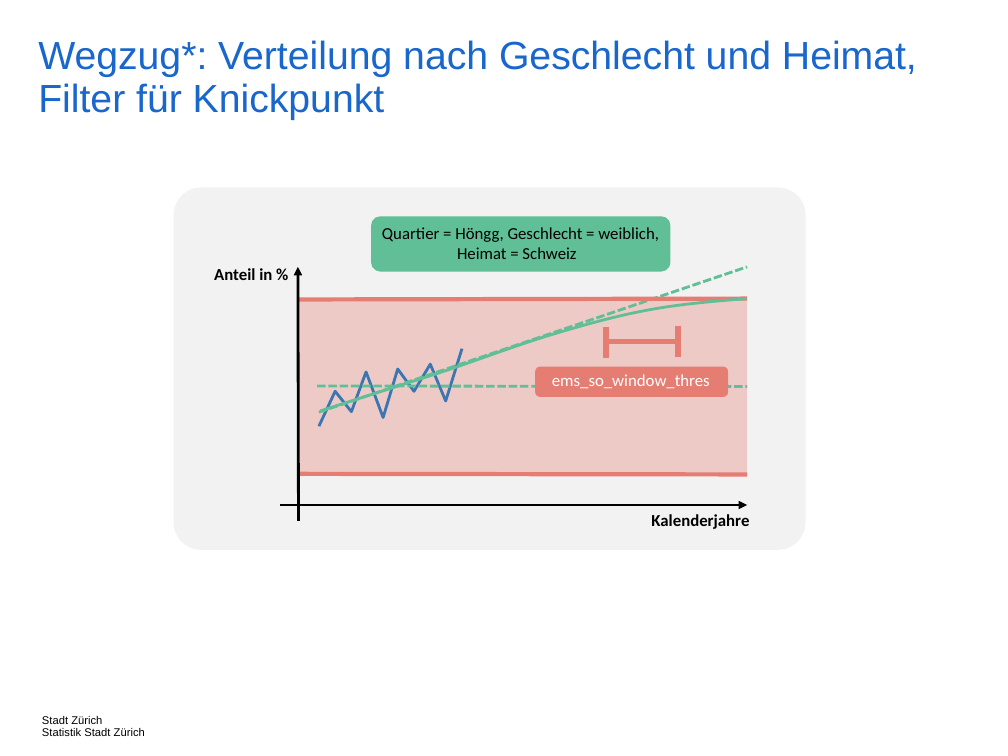
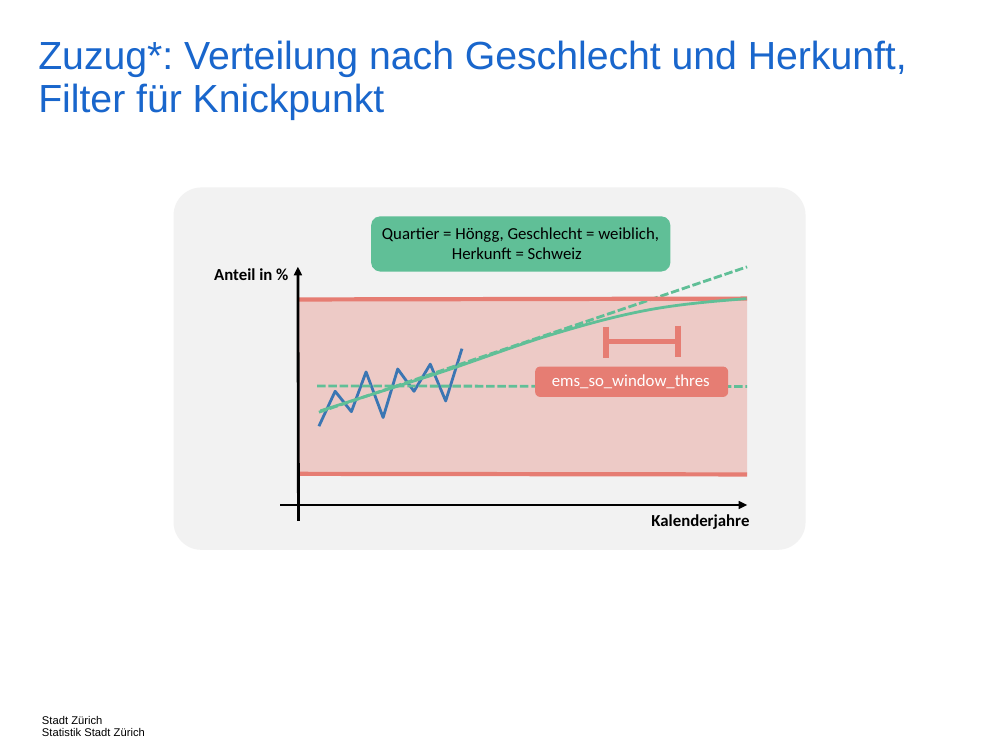
Before and after one commit to StatistikStadtZuerich/BevSzen, a slide deck: slide 40 of 2020phase2/5_Documentation/Concepts.pptx. Drawn at 1008x756 pixels with LibreOffice and Linux fonts; fonts in the diff are those of the drawing. Boxes give left, top, right and bottom in pixels: in the first picture for what was removed or moved away, otherwise in the second. Text is boxed around its words. In the diff, an @@ line names an element or a change of style, - is before the commit and + after.

```diff
--- a/2020phase2/5_Documentation/Concepts.pptx
+++ b/2020phase2/5_Documentation/Concepts.pptx
@@ title at box(38, 40, 907, 120): text changed @@
-Wegzug*: Verteilung nach Geschlecht und Heimat, Filter für Knickpunkt
+Zuzug*: Verteilung nach Geschlecht und Herkunft, Filter für Knickpunkt
@@ text at box(382, 227, 659, 259): text changed @@
-Quartier = Höngg, Geschlecht = weiblich, Heimat = Schweiz
+Quartier = Höngg, Geschlecht = weiblich, Herkunft = Schweiz
```
Also in this commit, not shown: 12 other slides changed, 4 other files.
